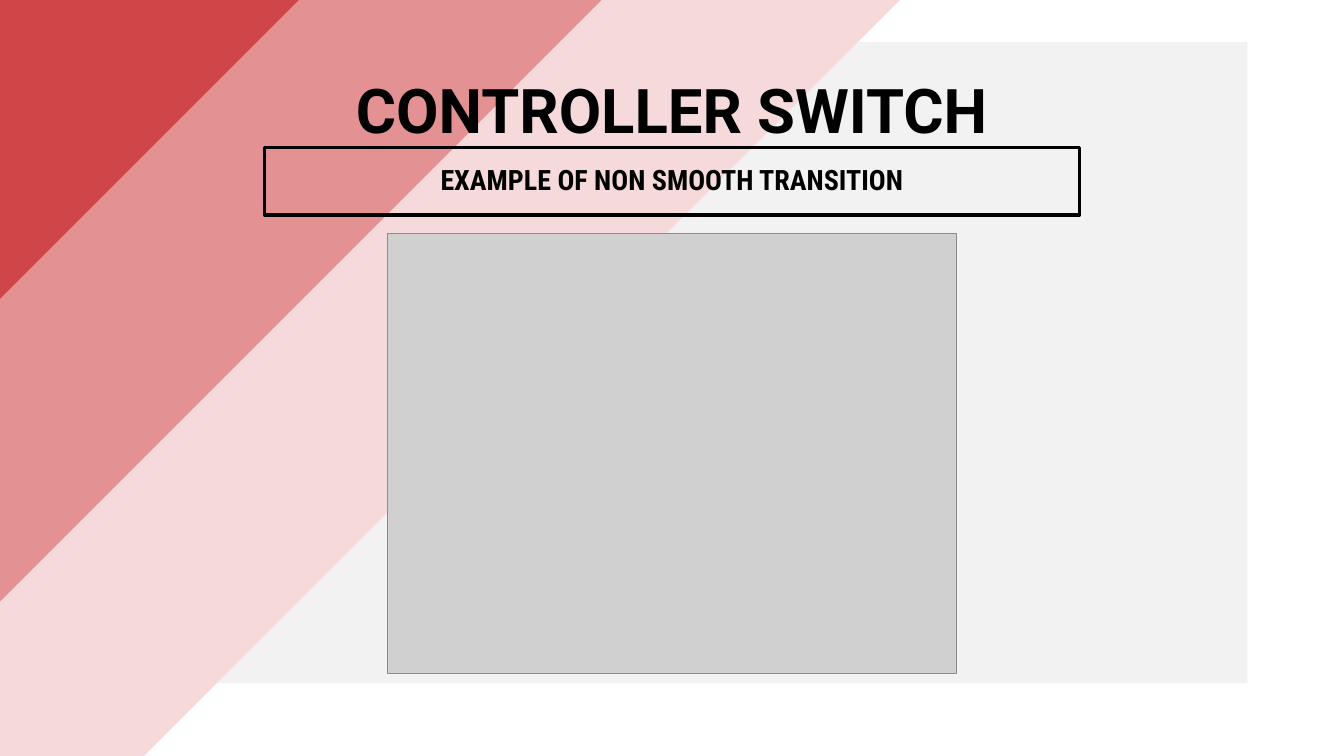
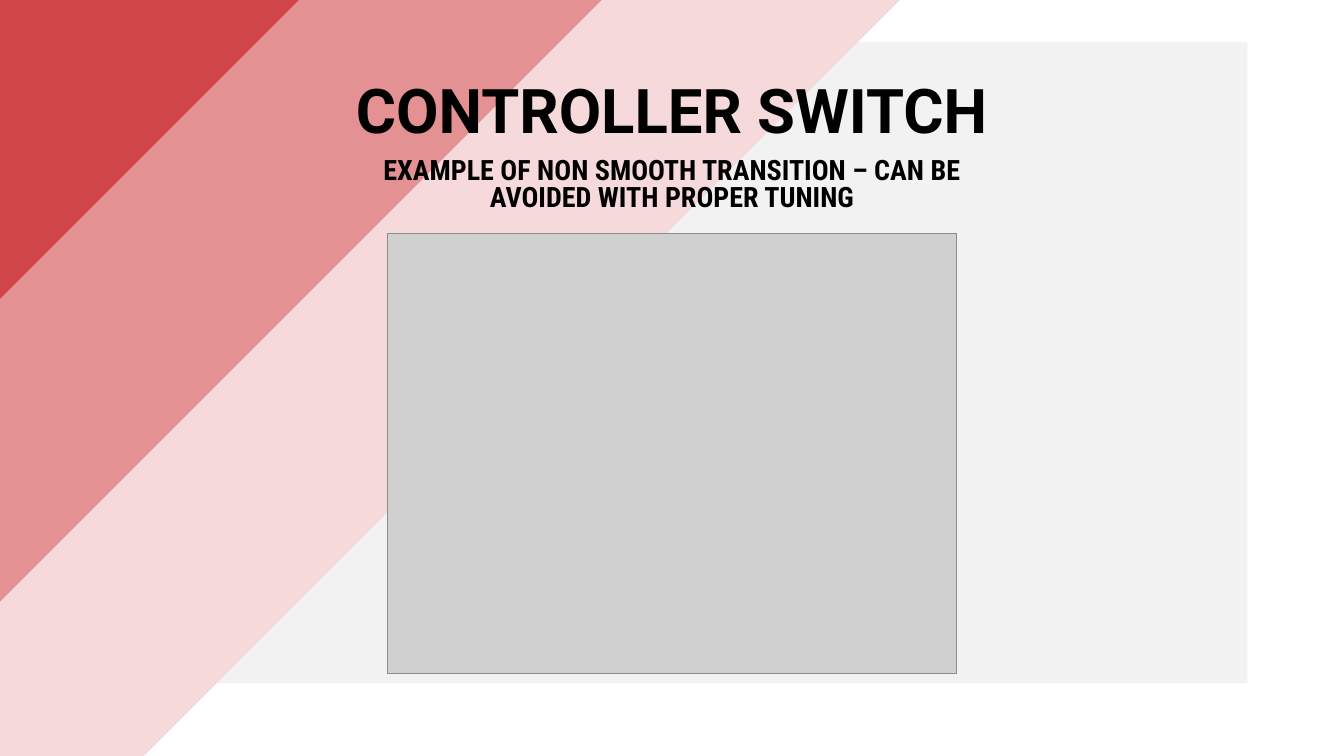
Before and after one commit to PippoGot/R-C2, a slide deck: slide 9 of documentation/presentation.pptx. Drawn at 1344x756 pixels with LibreOffice and Linux fonts; fonts in the diff are those of the drawing; grey boxes stand for pictures. Boxes give left, top, right and bottom in pixels: in the first picture for what was removed or moved away, otherwise in the second. Text is boxed around its words. In the diff, an @@ line names an element or a change of style, - is before the commit and + after.

```diff
--- a/documentation/presentation.pptx
+++ b/documentation/presentation.pptx
@@ text "EXAMPLE OF NON SMOOTH TRANSITION ...": place and size @@
-text "EXAMPLE OF NON SMOOTH TRANSITION ..." at bbox=[264, 148, 1080, 216]
+text "EXAMPLE OF NON SMOOTH TRANSITION ..." at bbox=[383, 155, 960, 208]
@@ text "EXAMPLE OF NON SMOOTH TRANSITION ..." at bbox=[383, 155, 960, 208]: outline #000000 2.25 pt to none @@
@@ text at bbox=[383, 155, 960, 208]: text changed @@
-EXAMPLE OF NON SMOOTH TRANSITION
+EXAMPLE OF NON SMOOTH TRANSITION – CAN BE AVOIDED WITH PROPER TUNING
```
Also in this commit, not shown: 11 other slides changed, 11 other files.
